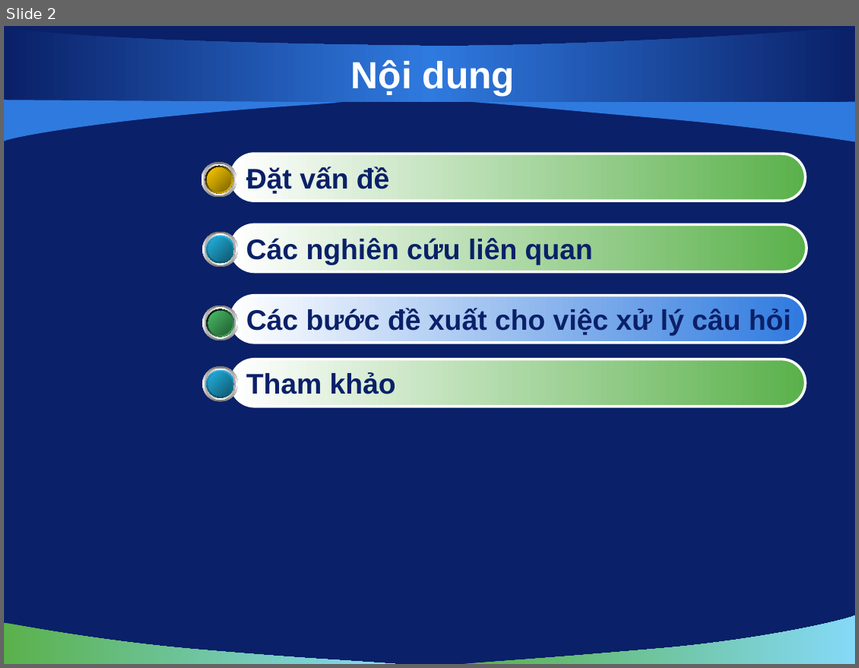
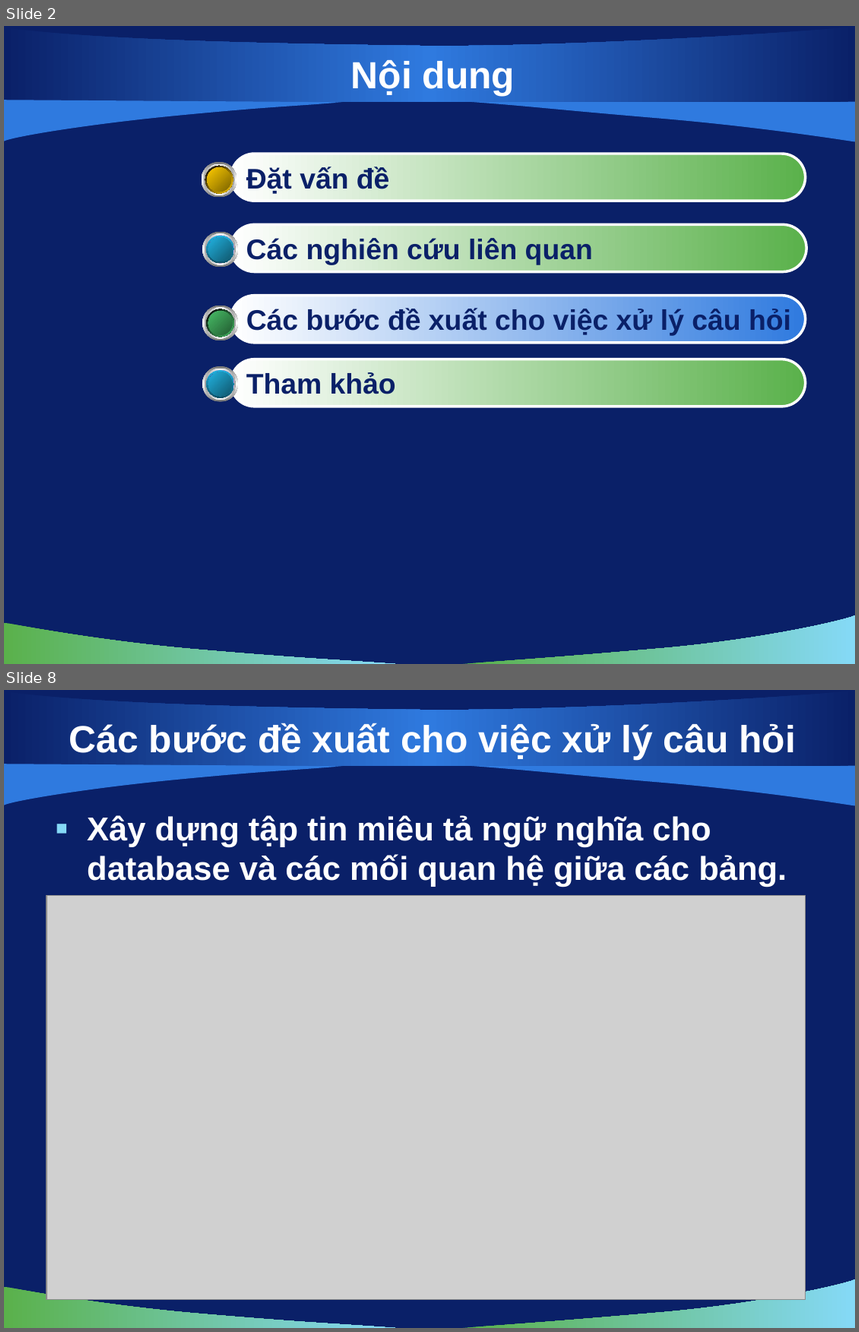
Before and after one commit to hungntit/filnalproject, a slide deck: De Cuong/bao cao 22-10-2010.pptx. Shown one above the other, each under a label of ours: slide 2 before the commit, slides 2 and 8 after it; the slides between them are not shown. The pictures are 859x668 and 859x1332 pixels, drawn with LibreOffice and Linux fonts; fonts in the diff are those of the drawing; grey boxes stand for pictures; background and template pictures are left out. Boxes give left, top, right and bottom in pixels: in the first picture for what was removed or moved away, otherwise in the second. Text is boxed around its words. In the diff, an @@ line names an element or a change of style, - is before the commit and + after.

```diff
--- a/De Cuong/bao cao 22-10-2010.pptx
+++ b/De Cuong/bao cao 22-10-2010.pptx
@@ slide 8 added at (4,690,855,1328), background picture (left out); not listed: 5 template elements that a slide beside it also shows @@
@@ title added at (69,723,796,760), 32 pt, text #FFFFFF, bold @@
+Các bước đề xuất cho việc xử lý câu hỏi
@@ text added at (87,815,787,887), 28 pt, text #FFFFFF, bold @@
+  ▪ Xây dựng tập tin miêu tả ngữ nghĩa cho database và các mối quan hệ giữa các bảng.
@@ picture added at (47,896,806,1300) @@
```
Also in this commit, not shown: 2 slides changed, 7 other slides added, 1 other file.
